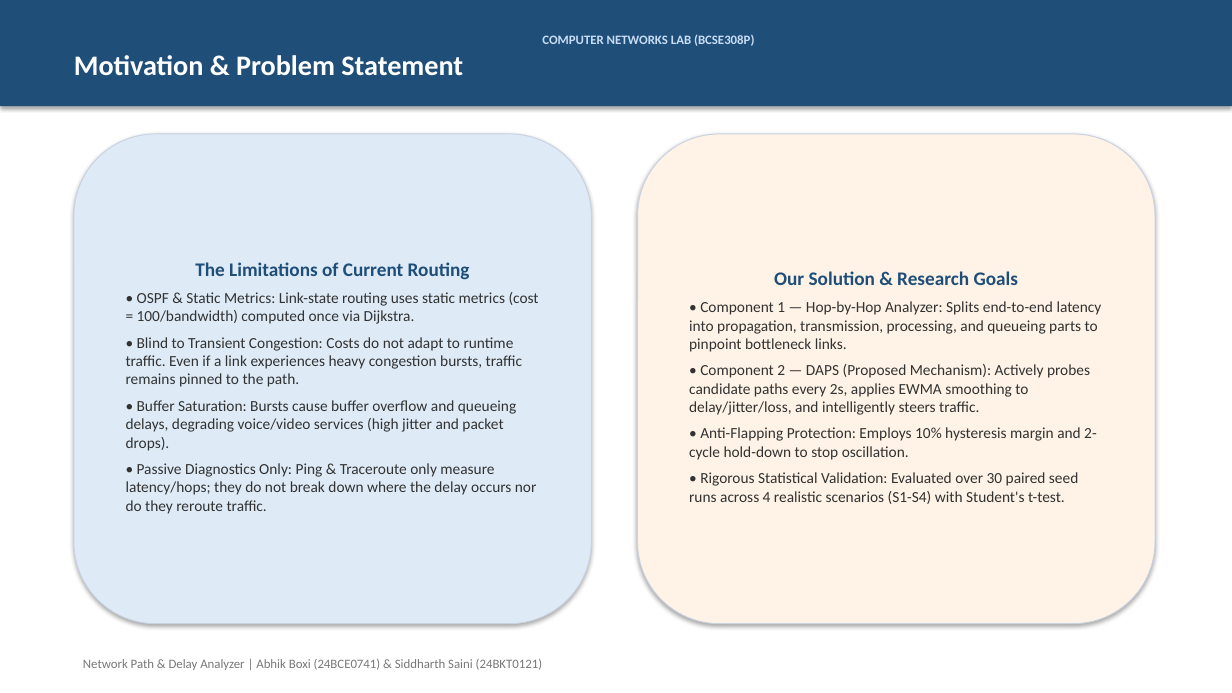
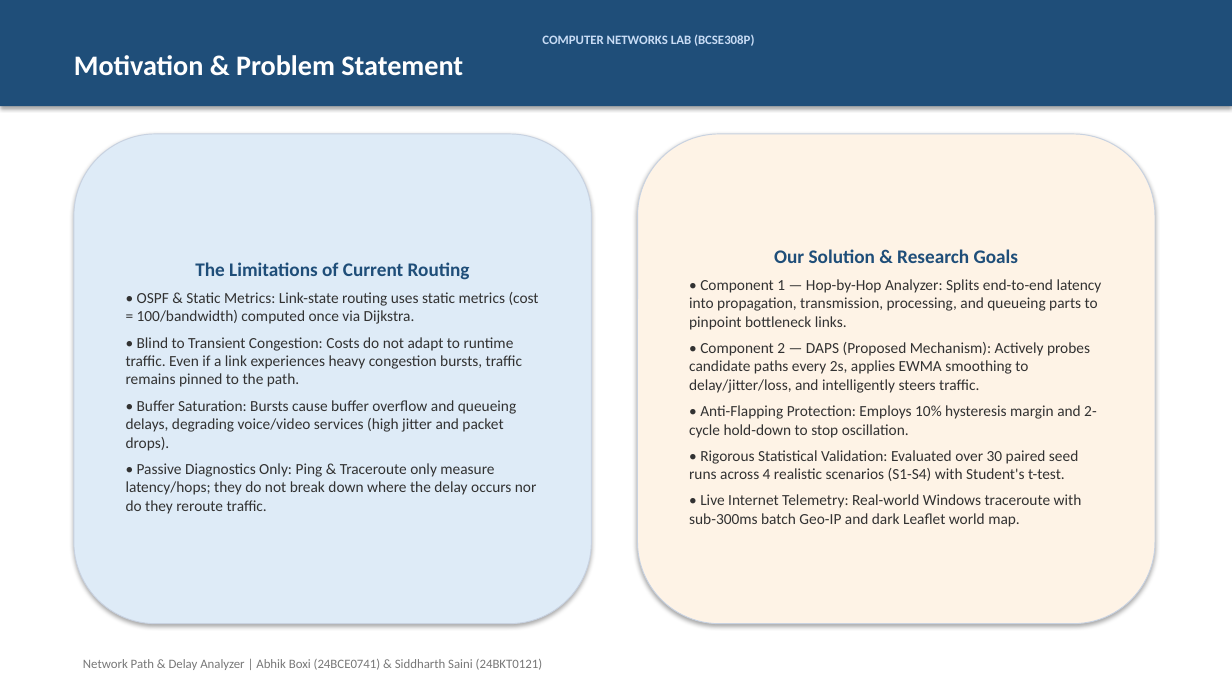
Before and after one commit to Someone1701/Network-Path-and-Delay-Analyzer, a slide deck: slide 2 of Network_Path_and_Delay_Analyzer_Presentation.pptx. Drawn at 1232x693 pixels with LibreOffice and Linux fonts; fonts in the diff are those of the drawing. Boxes give left, top, right and bottom in pixels: in the first picture for what was removed or moved away, otherwise in the second. Text is boxed around its words. In the diff, an @@ line names an element or a change of style, - is before the commit and + after.

```diff
--- a/Network_Path_and_Delay_Analyzer_Presentation.pptx
+++ b/Network_Path_and_Delay_Analyzer_Presentation.pptx
@@ text in rounded rectangle at (x1=689, y1=494, x2=1082, y2=527): paragraph added @@
+• Live Internet Telemetry: Real-world Windows traceroute with sub-300ms batch Geo-IP and dark Leaflet world map.
```
Also in this commit, not shown: 3 other slides changed, 2 slides added, 2 other files.
